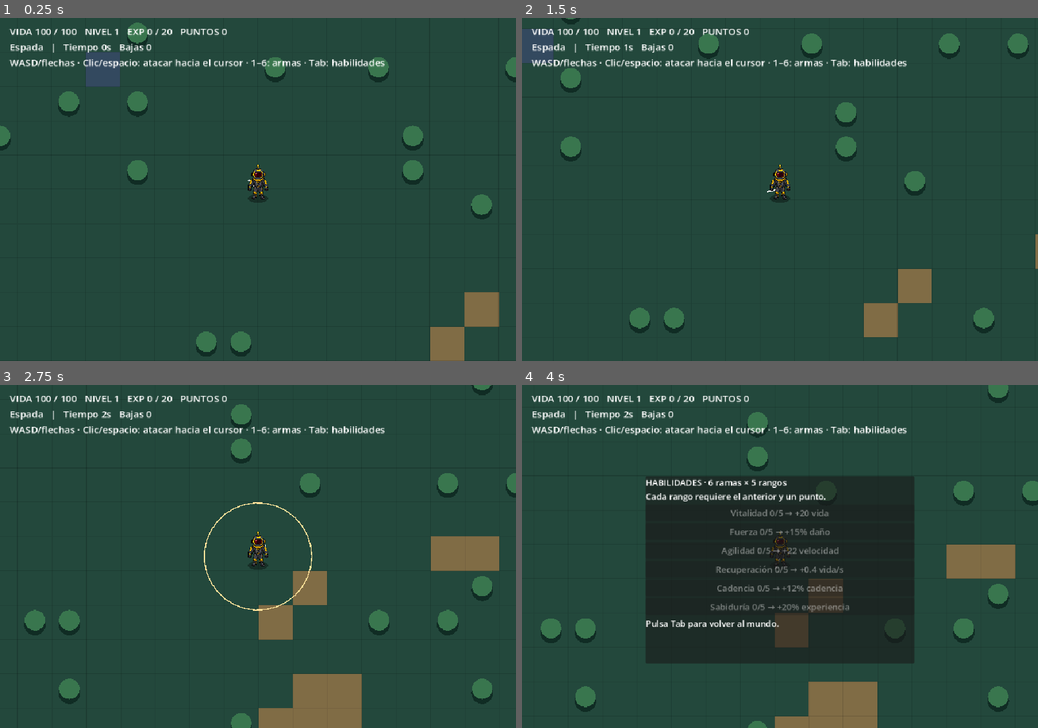
Above: before the commit, frames 1-4 (two rows, left to right).
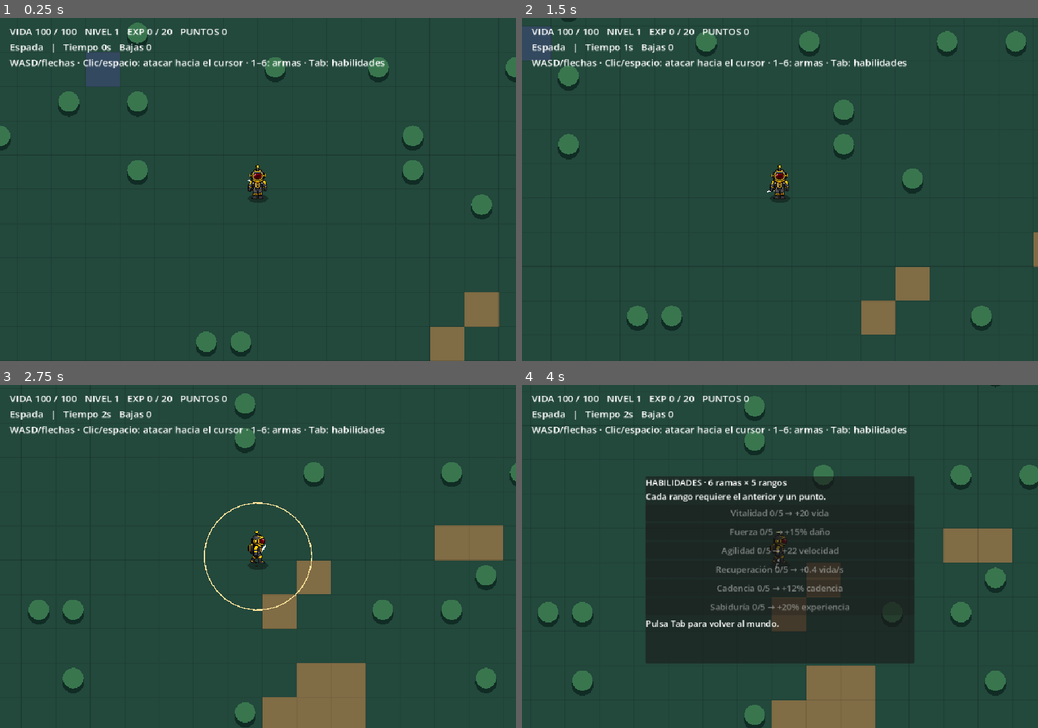
Above: after the commit, the same moments.

Repository: LikoKriko/Godotgame1
Game: Godot game, scene res://scenes/main.tscn
The game is run twice, just before and just after one commit, with the same random seed, the same clock (stepped at 60 frames per second) and the same inputs.
Inputs (mouse positions are in pixels of both pictures, inside the frame that each line leads up to):
- Up to frame 1 (0.25 s): no input
- Up to frame 2 (1.5 s): tap Enter at 0.5 s; move the mouse to (893, 172) at 0.52 s; hold D 0.53-1.28 s; hold Space 0.53-1.28 s; tap R at 0.6 s; click (893, 172) at 0.67 s; move the mouse to (676, 206) at 1.27 s; hold S from 1.28 s (still down); tap Space at 1.35 s; click (676, 206) at 1.42 s
- Up to frame 3 (2.75 s): tap Space at 1.52, 1.82 s; tap R at 1.55, 2.1 s; move the mouse to (309, 481) at 2.02 s; release S at 2.03 s; hold D from 2.03 s (still down); hold Space from 2.03 s (still down); click (309, 481) at 2.17 s
- Up to frame 4 (4 s): move the mouse to (754, 625) at 2.77 s; release D at 2.78 s; release Space at 2.78 s; hold W 2.78-3.53 s; tap Tab at 2.85 s; click (754, 625) at 2.92 s; tap Space at 3.02, 3.32, 3.5 s; tap R at 3.05 s; move the mouse to (934, 607) at 3.52 s; hold A from 3.53 s (still down); hold Space from 3.53 s (still down); tap 1 at 3.6 s; click (934, 607) at 3.67 s

The runs differ from the first frame. In frame 1, 0.2% of the frame differs, in the area x 48-52%, y 42-53%; in frame 2, 2.1%; in frame 3, 6.8%; in frame 4, 8.0%, in the area x 3-100%, y 0-100%.

Commit message:
Animate directional walking and smooth angle-based turns

Diff:
--- a/scripts/main.gd
+++ b/scripts/main.gd
@@ -29,7 +29,8 @@
 var skills_open := false
 var kills := 0
 var camera: Camera2D
-var character: Sprite2D
+var character: AnimatedSprite2D
+var movement = preload("res://scripts/turn_motion.gd").new()
 var hud: Label
 var skill_panel: PanelContainer
 var skill_buttons: Array[Button] = []
@@ -37,10 +38,10 @@
 func _ready() -> void:
 	terrain.seed = WORLD_SEED
 	terrain.frequency = 0.018
-	character = Sprite2D.new()
-	character.texture = preload("res://assets/characters/survivor.png")
+	character = AnimatedSprite2D.new()
+	character.sprite_frames = preload("res://scripts/survivor_frames.gd").build()
 	character.texture_filter = CanvasItem.TEXTURE_FILTER_NEAREST
-	character.scale = Vector2(0.055, 0.055)
+	character.scale = Vector2(0.215, 0.215)
 	character.position = player + Vector2(0, -14)
 	add_child(character)
 	camera = Camera2D.new()
@@ -72,6 +73,8 @@
 
 func restart() -> void:
 	player = Vector2.ZERO
+	movement.reset()
+	character.play(&"idle_down")
 	health = 100.0
 	experience = 0
 	level = 1
@@ -144,6 +147,7 @@
 
 func _process(delta: float) -> void:
 	if dead or skills_open:
+		character.pause()
 		return
 	survival_time += delta
 	attack_timer = maxf(attack_timer - delta, 0.0)
@@ -152,15 +156,27 @@
 	var direction := Vector2(
 		float(Input.is_physical_key_pressed(KEY_D) or Input.is_physical_key_pressed(KEY_RIGHT)) - float(Input.is_physical_key_pressed(KEY_A) or Input.is_physical_key_pressed(KEY_LEFT)),
 		float(Input.is_physical_key_pressed(KEY_S) or Input.is_physical_key_pressed(KEY_DOWN)) - float(Input.is_physical_key_pressed(KEY_W) or Input.is_physical_key_pressed(KEY_UP)))
-	var motion := direction.limit_length() * (220.0 + ranks[2] * 22.0) * delta
+	move_player(direction, delta)
+	if Input.is_mouse_button_pressed(MOUSE_BUTTON_LEFT) or Input.is_physical_key_pressed(KEY_SPACE):
+		attack(get_global_mouse_position())
+	update_world(delta)
+
+func move_player(direction: Vector2, delta: float) -> void:
+	var previous := player
+	var velocity: Vector2 = movement.step(direction, delta, 220.0 + ranks[2] * 22.0)
+	var motion := velocity * delta
 	if walkable(player + Vector2(motion.x, 0)):
 		player.x += motion.x
 	if walkable(player + Vector2(0, motion.y)):
 		player.y += motion.y
 	camera.position = player
 	character.position = player + Vector2(0, -14)
-	if Input.is_mouse_button_pressed(MOUSE_BUTTON_LEFT) or Input.is_physical_key_pressed(KEY_SPACE):
-		attack(get_global_mouse_position())
+	var moving := player.distance_squared_to(previous) > 0.00001
+	var animation := StringName(("walk_" if moving else "idle_") + movement.facing())
+	character.speed_scale = movement.speed_factor if moving else 1.0
+	character.play(animation)
+
+func update_world(delta: float) -> void:
 	spawn_timer -= delta
 	if spawn_timer <= 0.0 and enemies.size() < 80:
 		spawn_enemy()
--- /dev/null
+++ b/scripts/survivor_frames.gd
@@ -0,0 +1,31 @@
+extends RefCounted
+## Atlas regions are aligned to a common foot baseline without modifying the source.
+const SHEET = preload("res://assets/characters/survivor_walk.png")
+const DIRECTIONS := [&"down", &"left", &"right", &"up"]
+
+static func build() -> SpriteFrames:
+	var frames := SpriteFrames.new()
+	frames.remove_animation(&"default")
+	var image := SHEET.get_image()
+	var columns := [70, 375, 655, 940]
+	var rows := [0, 315, 627, 933]
+	for row in 4:
+		var walk := StringName("walk_" + DIRECTIONS[row])
+		var idle := StringName("idle_" + DIRECTIONS[row])
+		frames.add_animation(walk)
+		frames.set_animation_speed(walk, 8.0)
+		frames.set_animation_loop(walk, true)
+		frames.add_animation(idle)
+		frames.set_animation_loop(idle, false)
+		for column in 4:
+			var height := mini(315, image.get_height() - rows[row])
+			var cell := Rect2i(columns[column], rows[row], 260, height)
+			var used := image.get_region(cell).get_used_rect()
+			var atlas := AtlasTexture.new()
+			atlas.atlas = SHEET
+			atlas.region = Rect2(cell.position + used.position, used.size)
+			atlas.margin = Rect2(Vector2((260 - used.size.x) / 2.0, 310 - used.size.y), Vector2(260, 320) - Vector2(used.size))
+			frames.add_frame(walk, atlas)
+			if column == 1:
+				frames.add_frame(idle, atlas)
+	return frames
--- /dev/null
+++ b/scripts/turn_motion.gd
@@ -0,0 +1,51 @@
+extends RefCounted
+## Angle-based steering: 45° turns slow 2.2%, 90° 8.8%, 180° 35%.
+const MAX_TURN_TIME := 0.28
+const MAX_SLOWDOWN := 0.35
+var heading := PI / 2.0
+var target_direction := Vector2.ZERO
+var start_heading := PI / 2.0
+var turn_angle := 0.0
+var elapsed := 0.0
+var duration := 0.0
+var speed_factor := 1.0
+
+func reset() -> void:
+	heading = PI / 2.0
+	start_heading = heading
+	target_direction = Vector2.ZERO
+	turn_angle = 0.0
+	elapsed = 0.0
+	duration = 0.0
+	speed_factor = 1.0
+
+func step(input_direction: Vector2, delta: float, max_speed: float) -> Vector2:
+	var direction := input_direction.normalized()
+	if direction == Vector2.ZERO:
+		target_direction = Vector2.ZERO
+		duration = 0.0
+		speed_factor = 1.0
+		return Vector2.ZERO
+	if not direction.is_equal_approx(target_direction):
+		target_direction = direction
+		start_heading = heading
+		turn_angle = wrapf(direction.angle() - heading, -PI, PI)
+		duration = MAX_TURN_TIME * absf(turn_angle) / PI
+		elapsed = 0.0
+	elapsed = minf(elapsed + maxf(delta, 0.0), duration)
+	var progress := 1.0 if duration < 0.00001 else elapsed / duration
+	# Smooth rotation with exact endpoints; slowdown disappears at completion.
+	var eased := progress * progress * (3.0 - 2.0 * progress)
+	heading = start_heading + turn_angle * eased
+	var penalty := MAX_SLOWDOWN * pow(absf(turn_angle) / PI, 2.0)
+	speed_factor = 1.0 - penalty * sin(PI * progress)
+	if progress >= 1.0:
+		heading = direction.angle()
+		speed_factor = 1.0
+	return Vector2.from_angle(heading) * max_speed * speed_factor
+
+func facing() -> StringName:
+	var direction := Vector2.from_angle(heading)
+	if absf(direction.x) > absf(direction.y):
+		return &"right" if direction.x > 0.0 else &"left"
+	return &"down" if direction.y > 0.0 else &"up"
--- /dev/null
+++ b/tests/movement.gd
@@ -0,0 +1,64 @@
+extends SceneTree
+const Motion = preload("res://scripts/turn_motion.gd")
+var checks := 0
+
+func require(condition: bool, message: String) -> void:
+	checks += 1
+	if not condition:
+		push_error(message)
+		quit(1)
+		assert(condition, message)
+
+func _initialize() -> void:
+	call_deferred("run_checks")
+
+func run_checks() -> void:
+	var directions := [Vector2.RIGHT, Vector2.DOWN, Vector2.LEFT, Vector2.UP]
+	for fps in [30, 60, 144]:
+		for start in directions:
+			for target in directions:
+				var motion = Motion.new()
+				motion.step(start, 1.0, 220.0)
+				var minimum := 1.0
+				for i in ceili(0.4 * fps):
+					var velocity: Vector2 = motion.step(target, 1.0 / fps, 220.0)
+					minimum = minf(minimum, motion.speed_factor)
+					require(velocity.length() <= 220.001, "Never exceeds maximum speed")
+				require(Vector2.from_angle(motion.heading).is_equal_approx(target), "Turn reaches target at %d fps" % fps)
+				require(is_equal_approx(motion.speed_factor, 1.0), "Restores full speed")
+				if start.dot(target) < -0.9:
+					require(minimum < 0.70, "Reversals visibly slow")
+				elif start.dot(target) < 0.1:
+					require(minimum > 0.90 and minimum < 0.95, "90 degree turn moderate slowdown")
+	var motion = Motion.new()
+	motion.step(Vector2.RIGHT, 1.0, 220.0)
+	var diagonal := Vector2(1, -1).normalized()
+	var velocity: Vector2 = motion.step(diagonal, 0.035, 220.0)
+	require(velocity.length() > 214.0, "45 degree turn barely slows")
+	velocity = motion.step(diagonal, 1.0, 220.0)
+	require(is_equal_approx(velocity.length(), 220.0), "Diagonal does not exceed cardinal speed")
+	motion.step(Vector2.LEFT, 0.04, 220.0)
+	motion.step(Vector2.DOWN, 1.0, 220.0)
+	require(motion.facing() == &"down", "Interrupted turn reaches new target")
+	require(motion.step(Vector2.ZERO, 0.1, 220.0) == Vector2.ZERO, "Release stops immediately")
+	var frames = preload("res://scripts/survivor_frames.gd").build()
+	for direction in [&"down", &"left", &"right", &"up"]:
+		require(frames.get_frame_count("walk_" + direction) == 4, "Four walking frames")
+		require(frames.get_frame_count("idle_" + direction) == 1, "Directional idle frame")
+		for frame in 4:
+			var texture: AtlasTexture = frames.get_frame_texture("walk_" + direction, frame)
+			require(texture.get_size() == Vector2(260, 320), "Frames share canvas and baseline")
+			require(texture.region.size.x > 80 and texture.region.size.y > 200, "Nonempty full-body frame")
+	var game = load("res://scenes/main.tscn").instantiate()
+	root.add_child(game)
+	game.set_process(false)
+	game.move_player(Vector2.RIGHT, 0.3)
+	require(game.character.animation == &"walk_right", "Movement drives right animation")
+	game.move_player(Vector2.LEFT, 0.3)
+	require(game.character.animation == &"walk_left", "Reversal drives left animation")
+	game.move_player(Vector2.ZERO, 0.1)
+	require(game.character.animation == &"idle_left", "Idle retains facing")
+	game.restart()
+	require(game.character.animation == &"idle_down" and game.movement.speed_factor == 1.0, "Restart resets motion and sprite")
+	print("PASS: %d movement/animation checks (30, 60, 144 fps)" % checks)
+	quit(0)
Binary file added: assets/characters/survivor_walk.png
Not shown, added: assets/characters/survivor_walk.png.import
Not shown, added: scripts/survivor_frames.gd.uid
Not shown, added: scripts/turn_motion.gd.uid
Not shown, changed: README.md
